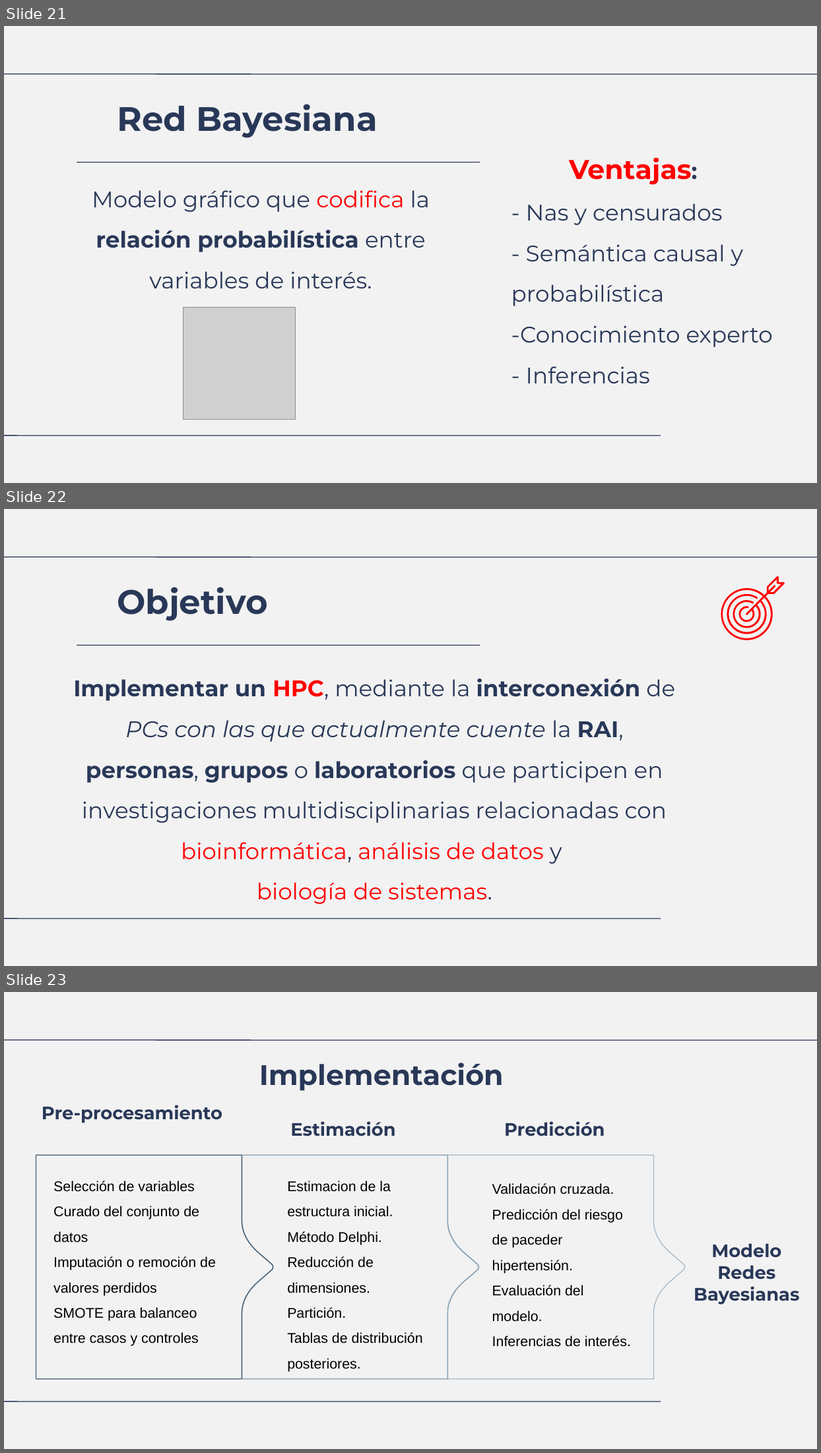
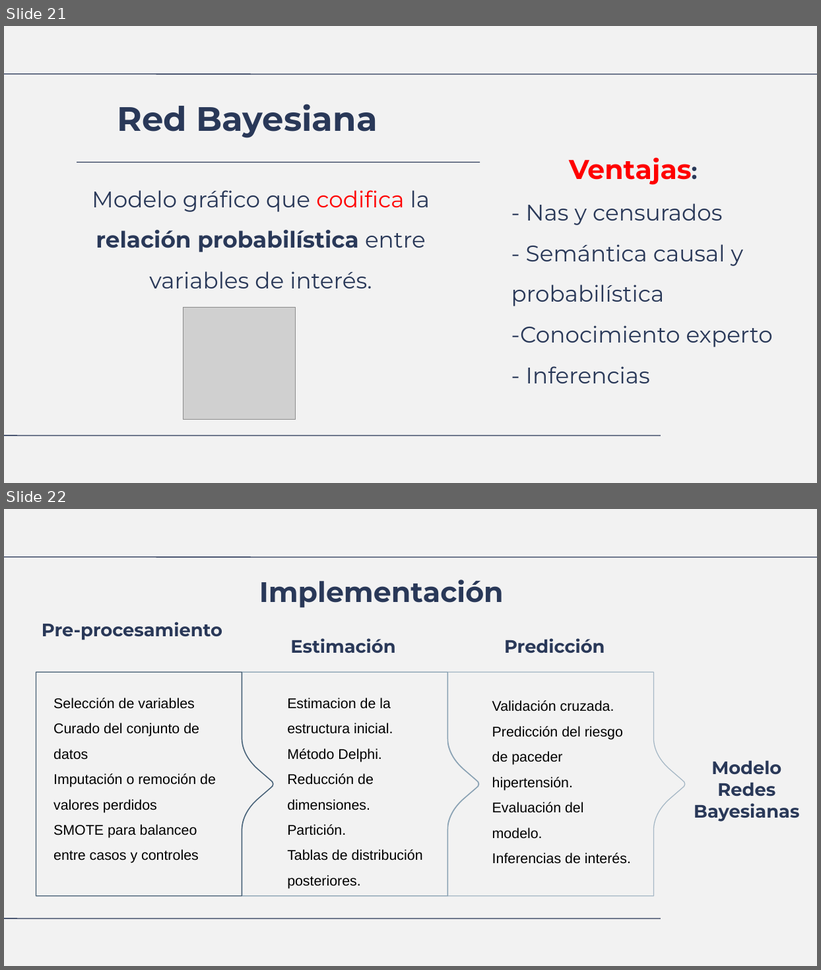
Before and after one commit to LuisDomingo/Proy_Bioinfo_Data_Analysis, a slide deck: index.odp. Shown one above the other, each under a label of ours: slides 21, 22 and 23 before the commit, slides 21 and 22 after it. The pictures are 821x1453 and 821x970 pixels, drawn with LibreOffice and Linux fonts; fonts in the diff are those of the drawing; grey boxes stand for pictures. Boxes give left, top, right and bottom in pixels: in the first picture for what was removed or moved away, otherwise in the second. Text is boxed around its words. In the diff, an @@ line names an element or a change of style, - is before the commit and + after.

```diff
--- a/index.odp
+++ b/index.odp
@@ slide 22 removed at box(4, 509, 817, 966), background #F2F2F2; not listed: 2 template elements that a slide beside it also shows @@
@@ title removed at box(117, 587, 267, 621) @@
-Objetivo
@@ freeform shape removed at box(721, 576, 785, 641) @@
@@ line removed from (480, 646) to (77, 646) @@
@@ title removed at box(73, 679, 675, 904) @@
-Implementar un HPC, mediante la interconexión de PCs con las que actualmente cuente la RAI, personas, grupos o laboratorios que participen en investigaciones multidisciplinarias relacionadas con bioinformática, análisis de datos y
-biología de sistemas.
@@ what was slide 23 is now slide 22 @@
```
Also in this commit, not shown: 2 slides changed, 44 other files.
